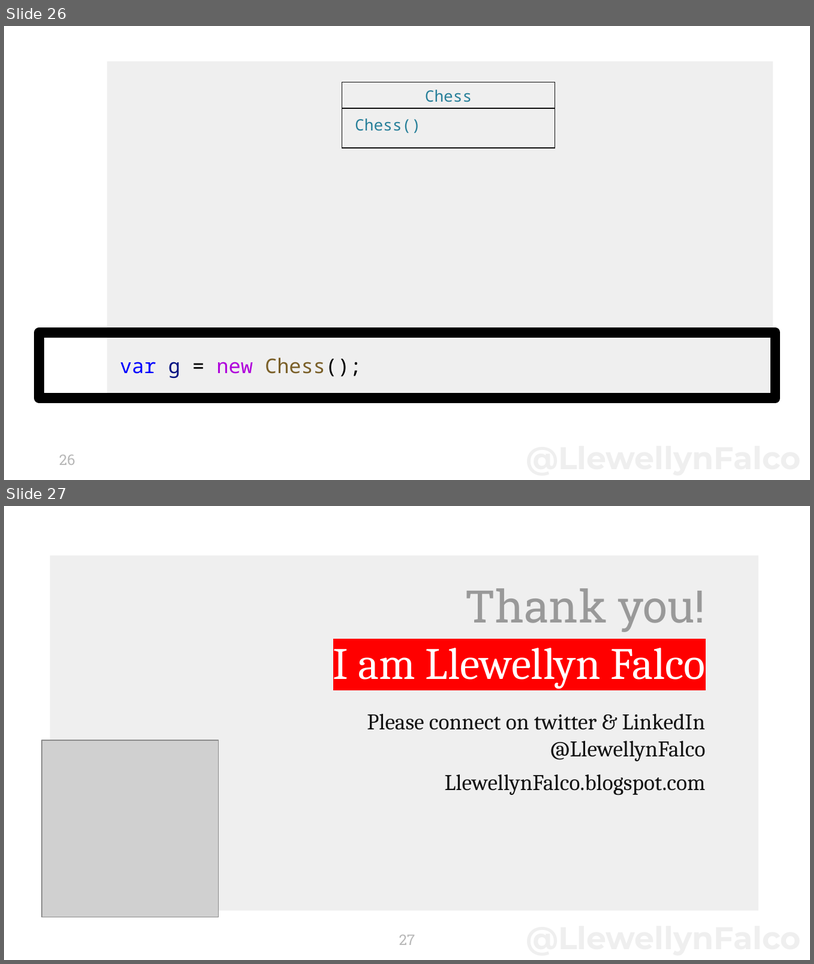
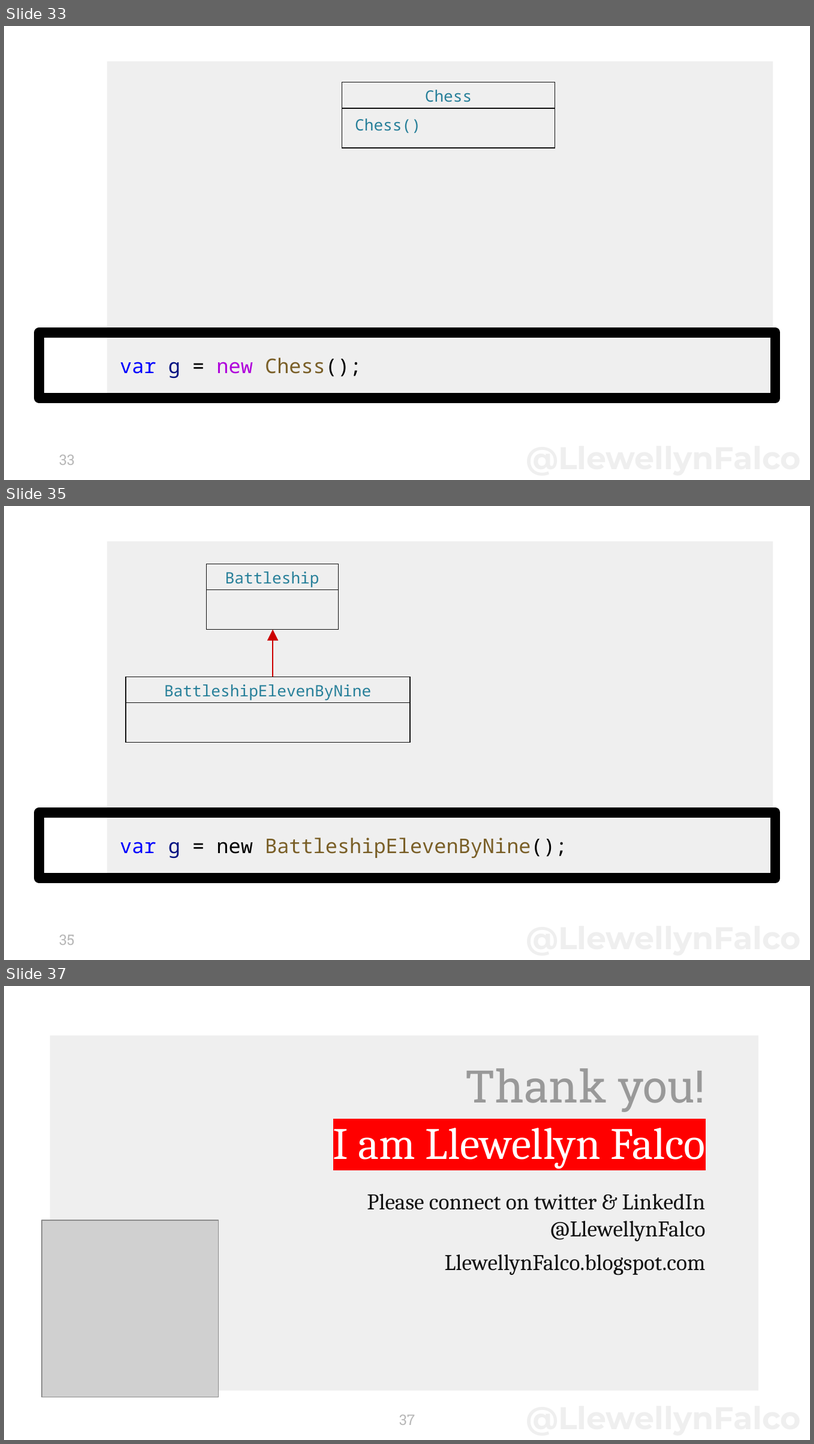
Before and after one commit to isidore/TestDrivenDevelopmentClass.Slides, a slide deck: Micro Api Design with Consume First.pptx. Shown one above the other, each under a label of ours: slides 26 and 27 before the commit, slides 33, 35 and 37 after it; the slides between them are not shown. The pictures are 814x964 and 814x1444 pixels, drawn with LibreOffice and Linux fonts; fonts in the diff are those of the drawing; grey boxes stand for pictures. Boxes give left, top, right and bottom in pixels: in the first picture for what was removed or moved away, otherwise in the second. Text is boxed around its words. In the diff, an @@ line names an element or a change of style, - is before the commit and + after.

```diff
--- a/Micro Api Design with Consume First.pptx
+++ b/Micro Api Design with Consume First.pptx
@@ slide 35 added at [4,506,810,960], background #FFFFFF; not listed: 1 template element that a slide beside it also shows @@
@@ rectangle added at [206,564,339,630], outline #111111 0.75 pt @@
@@ text added at [225,571,320,588], 14 pt, text #267F99 @@
+Battleship
@@ line added from (206, 590) to (339, 590), #111111 0.75 pt @@
@@ arrow added from (273, 677) to (273, 630), #CC0000 0.75 pt @@
@@ rectangle added at [126,677,410,742], outline #111111 0.75 pt @@
@@ text added at [164,684,371,700], 14 pt, text #267F99 @@
+BattleshipElevenByNine
@@ line added from (126, 703) to (410, 703), #111111 0.75 pt @@
@@ title added at [39,813,776,878], outline #000000 9 pt, 18 pt, text #795E26 @@
+var g = new BattleshipElevenByNine();
@@ page number added at [59,934,75,945], 13 pt, text #B7B7B7 @@
+35
@@ what was slide 26 is now slide 33 @@
@@ page number at [59,454,75,465]: text changed @@
-26
+33
@@ what was slide 27 is now slide 37 @@
@@ page number at [399,1414,415,1425]: text changed @@
-27
+37
```
Also in this commit, not shown: 4 slides changed, 9 other slides added.
